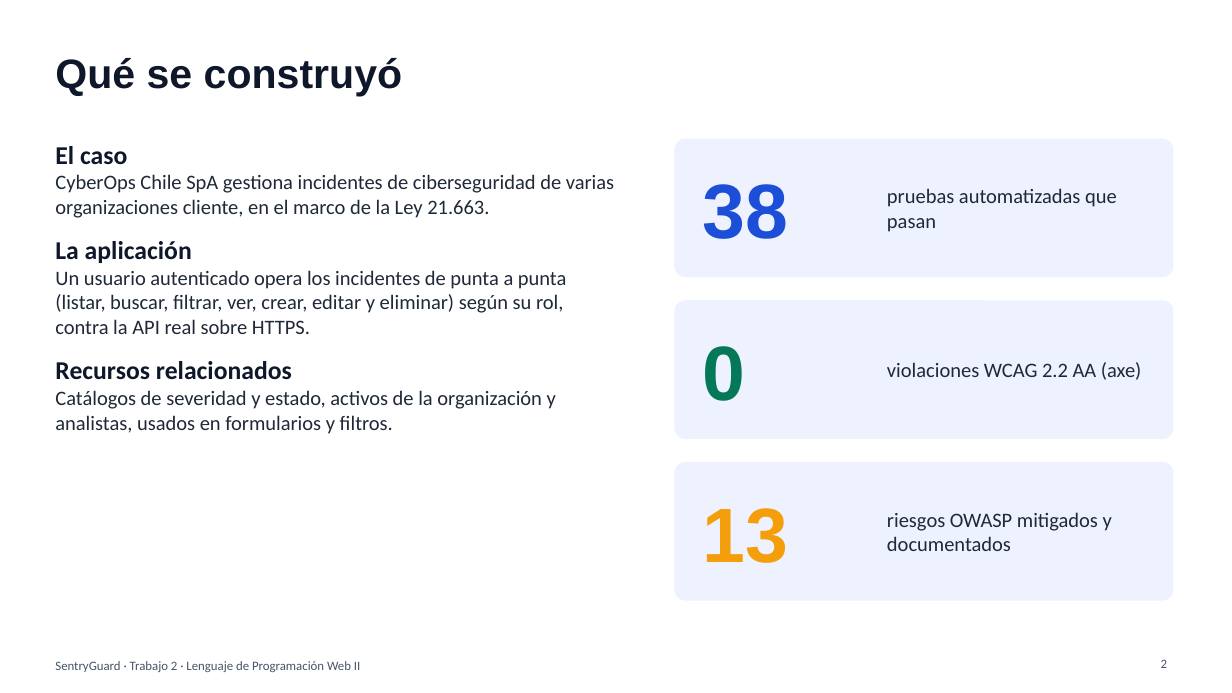
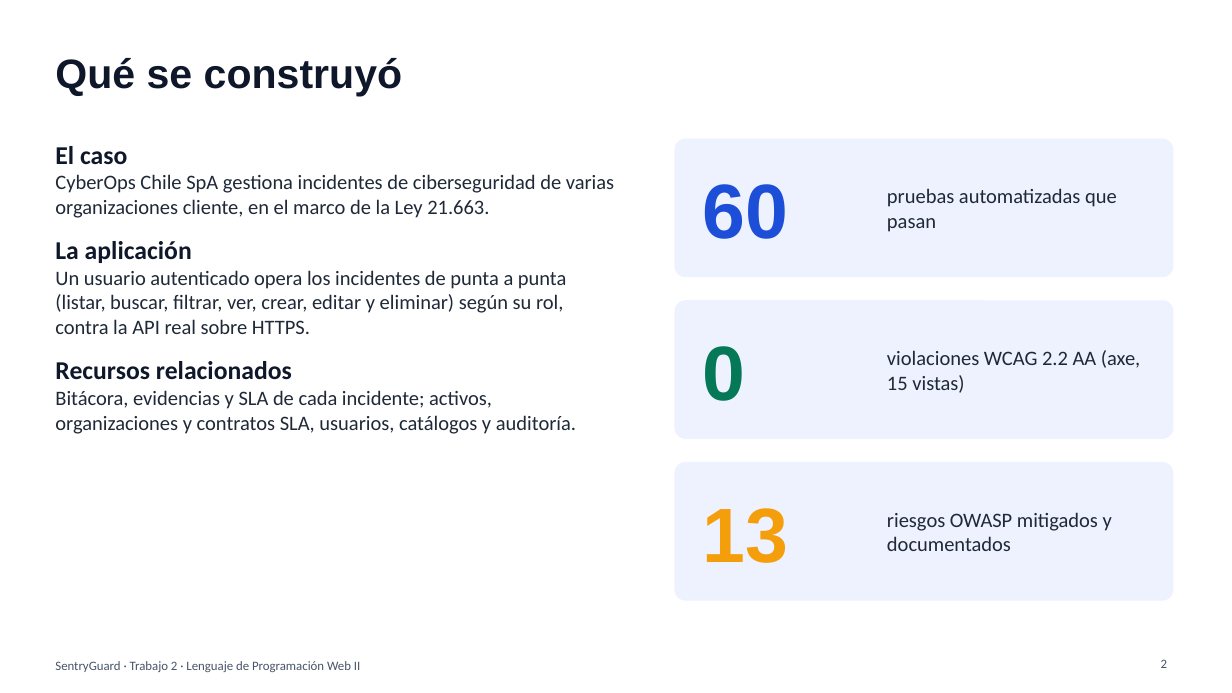
Before and after one commit to bastiovalleipvg/SentryGuard, a slide deck: slide 2 of docs/Presentacion_Trabajo2.pptx. Drawn at 1232x693 pixels with LibreOffice and Linux fonts; fonts in the diff are those of the drawing. Boxes give left, top, right and bottom in pixels: in the first picture for what was removed or moved away, otherwise in the second. Text is boxed around its words. In the diff, an @@ line names an element or a change of style, - is before the commit and + after.

Commit message:
docs: informe, presentacion, evidencias y bitacora de IA con las tablas relacionadas
- README con funcionalidades por rol y conteos de pruebas actualizados
- CAMBIOS_API_TRABAJO1 (filas 15 a 24), informe .md y .docx, presentacion (13 diapositivas)
- verificar-seguridad.mjs con 10 controles nuevos (29) y RUT de prueba con DV valido
- Evidencias regeneradas: pruebas, axe en 15 vistas, capturas nuevas y npm audit
- Reemplazo de los guiones largos por una redaccion mas natural

```diff
--- a/docs/Presentacion_Trabajo2.pptx
+++ b/docs/Presentacion_Trabajo2.pptx
@@ text at box(702, 184, 788, 239): text changed @@
-38
+60
@@ text at box(887, 350, 1140, 393): text changed @@
-violaciones WCAG 2.2 AA (axe)
+violaciones WCAG 2.2 AA (axe, 15 vistas)
@@ text at box(55, 390, 576, 434): text changed @@
-Catálogos de severidad y estado, activos de la organización y analistas, usados en formularios y filtros.
+Bitácora, evidencias y SLA de cada incidente; activos, organizaciones y contratos SLA, usuarios, catálogos y auditoría.
```
Also in this commit, not shown: 7 other slides changed, 1 slide added, 44 other files.
